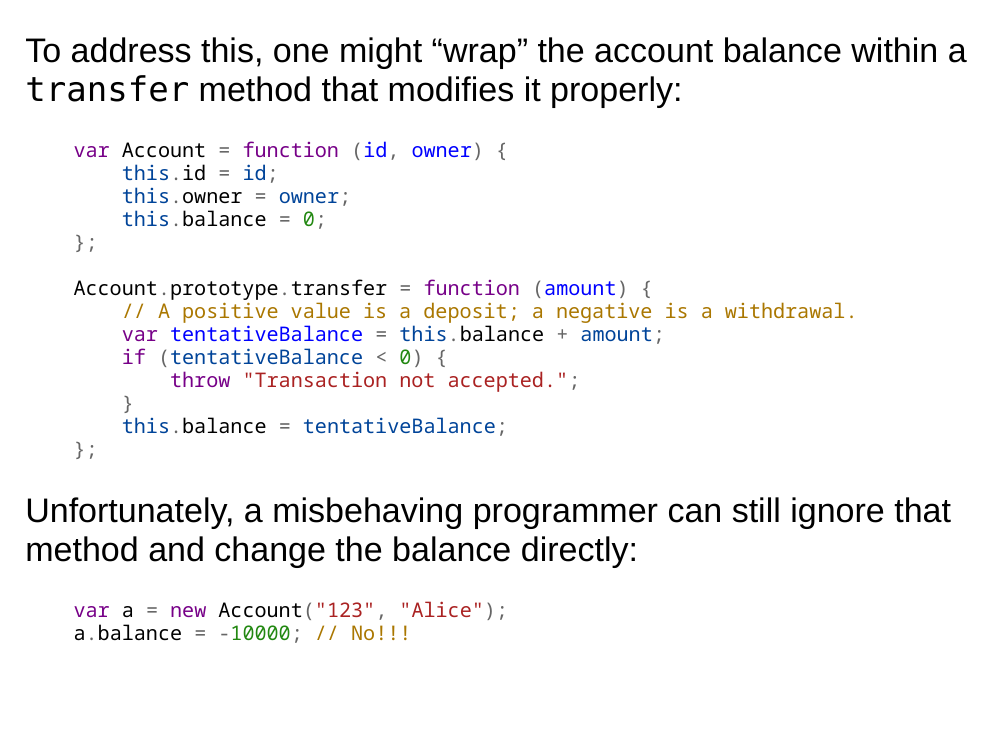
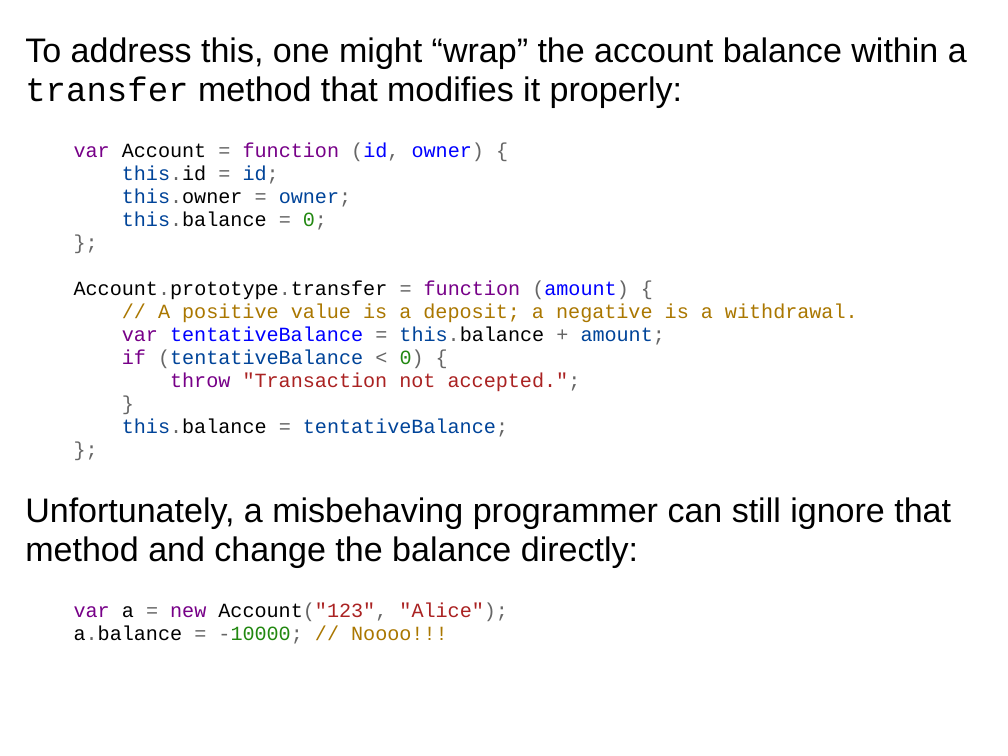
Before and after one commit to dondi/javascript-book, a slide deck: slide 20 of presentations/Chapter_7_Presentation.ppt. Drawn at 1008x756 pixels with LibreOffice and Linux fonts; fonts in the diff are those of the drawing; background and template pictures are left out. Boxes give left, top, right and bottom in pixels: in the first picture for what was removed or moved away, otherwise in the second. Text is boxed around its words. In the diff, an @@ line names an element or a change of style, - is before the commit and + after.

Commit message:
More font tweaks.

```diff
--- a/presentations/Chapter_7_Presentation.ppt
+++ b/presentations/Chapter_7_Presentation.ppt
@@ text at bbox=[25, 37, 967, 437]: font DejaVu Sans Mono to Courier New in "transfer"; font Noto Sans Mono to Courier New in "var Account = function (id, owner) { ..." @@
@@ text at bbox=[74, 603, 508, 644]: text changed; font Noto Sans Mono to Courier New @@
-var a = new Account("123", "Alice");
-a.balance = -10000; // No!!!
+var a = new Account("123", "Alice");
+a.balance = -10000; // Noooo!!!
```
Also in this commit, not shown: 27 other slides changed.
